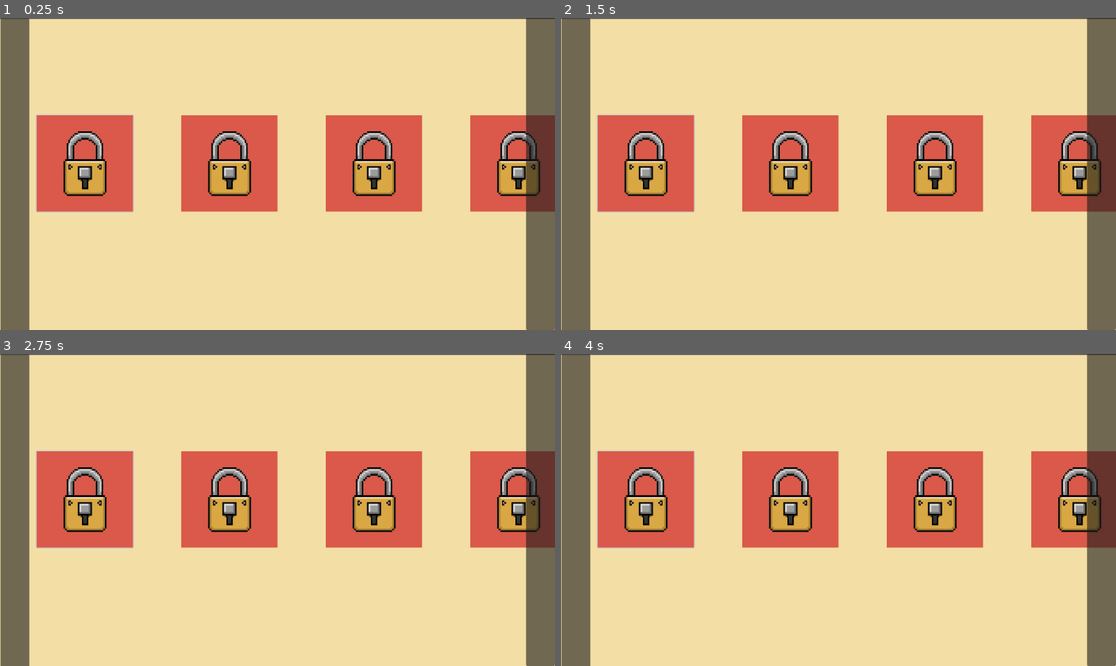
Above: before the commit, frames 1-4 (two rows, left to right).
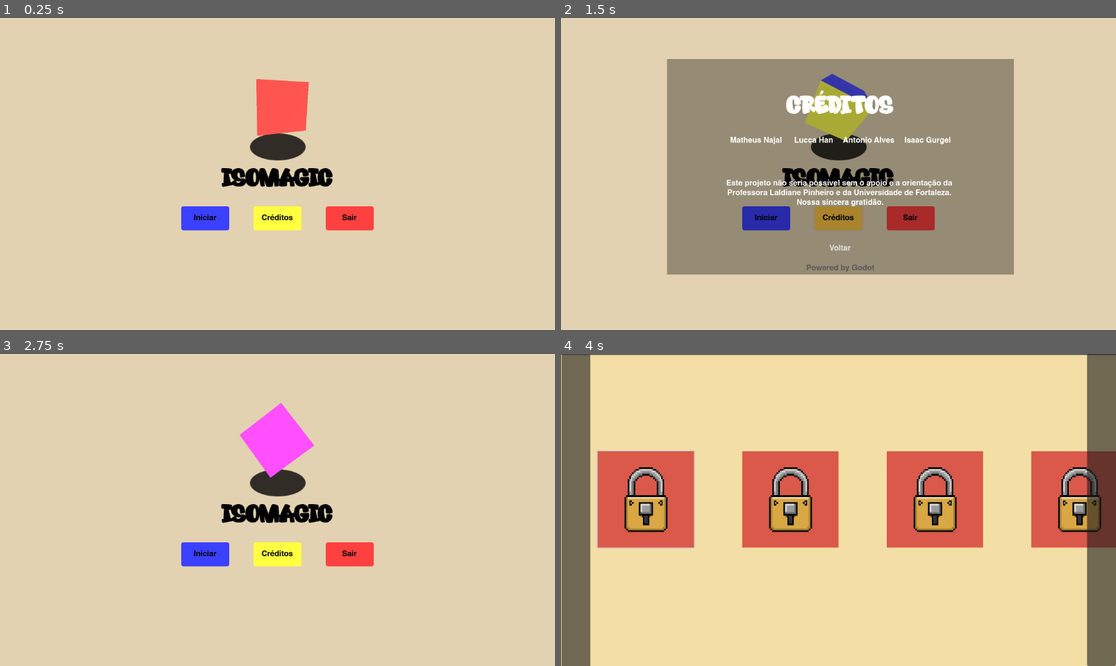
Above: after the commit, the same moments.

Repository: aconitumlabs/IsoMagic
Game: Godot game, scene res://Scene/menu.tscn
Same seed, same stepped clock (60 frames per second), same inputs: the game is played once before the commit and once after it. Before the commit the project starts from res://Scene/level_select_menu.tscn.
Inputs (mouse positions are in pixels of both pictures, inside the frame that each line leads up to):
- Up to frame 1 (0.25 s): no input
- Up to frame 2 (1.5 s): click (644, 164) at 0.52 s; click (838, 217) at 1.25 s, where only the run after the commit has a clickable "Créditos"
- Up to frame 3 (2.75 s): click (277, 584) at 2 s, where only the run after the commit has a clickable "Voltar"
- Up to frame 4 (4 s): click (766, 553) at 2.75 s, where only the run after the commit has a clickable "Iniciar"; click (644, 500) at 3.5 s

The runs differ from the first frame. In frame 1, 34% of the frame differs, in the area x 0-100%, y 0-100%; in frame 2, 61%; in frame 3, 34%; in frame 4, nothing differs.

Commit message:
Menu

Diff:
--- /dev/null
+++ b/Scene/credits.tscn
@@ -0,0 +1,156 @@
+[gd_scene load_steps=6 format=3 uid="uid://c5s57eofxltwr"]
+
+[ext_resource type="Script" uid="uid://dal0i2prb5h8m" path="res://Script/credits.gd" id="1_3rv14"]
+[ext_resource type="FontFile" uid="uid://8v6y60y6ykma" path="res://Fonts/RebellionSquad-ZpprZ.ttf" id="1_7whrh"]
+[ext_resource type="Shader" uid="uid://dqi8sbqvucpyt" path="res://Shaders/credits.gdshader" id="1_wofek"]
+[ext_resource type="FontFile" uid="uid://dpi8nq233ex2w" path="res://Fonts/Helvetica-Bold.ttf" id="3_3rv14"]
+
+[sub_resource type="ShaderMaterial" id="ShaderMaterial_pb5xx"]
+shader = ExtResource("1_wofek")
+shader_parameter/use_sprite_alpha = true
+shader_parameter/use_transition_texture = false
+shader_parameter/transition_type = 0
+shader_parameter/position = Vector2(0, 0)
+shader_parameter/invert = false
+shader_parameter/grid_size = Vector2(1, 1)
+shader_parameter/rotation_angle = 0.0
+shader_parameter/stagger = Vector2(0, 0)
+shader_parameter/stagger_frequency = Vector2i(2, 2)
+shader_parameter/flip_frequency = Vector2i(1, 1)
+shader_parameter/basic_feather = 0.0
+shader_parameter/use_mask_size = false
+shader_parameter/mask_size = Vector2(100, 100)
+shader_parameter/edges = 6
+shader_parameter/shape_feather = 0.1
+shader_parameter/sectors = 1
+shader_parameter/clock_feather = 0.0
+shader_parameter/progress = 0.0
+shader_parameter/progress_bias = Vector2(0, 0)
+
+[node name="Credits" type="ColorRect"]
+material = SubResource("ShaderMaterial_pb5xx")
+anchors_preset = 15
+anchor_right = 1.0
+anchor_bottom = 1.0
+offset_left = 110.0
+offset_right = -322.0
+offset_bottom = -200.0
+grow_horizontal = 2
+grow_vertical = 2
+color = Color(0, 0, 0, 0.78431374)
+script = ExtResource("1_3rv14")
+
+[node name="Label" type="Label" parent="."]
+layout_mode = 1
+anchors_preset = 5
+anchor_left = 0.5
+anchor_right = 0.5
+offset_left = -112.0
+offset_top = 64.0
+offset_right = 108.0
+offset_bottom = 125.0
+grow_horizontal = 2
+theme_override_fonts/font = ExtResource("1_7whrh")
+theme_override_font_sizes/font_size = 50
+text = "CRÉDITOS"
+
+[node name="Equipe" type="Label" parent="."]
+custom_minimum_size = Vector2(100, 100)
+layout_mode = 0
+offset_left = 31.0
+offset_top = 124.5
+offset_right = 689.0
+offset_bottom = 282.5
+theme_override_fonts/font = ExtResource("1_7whrh")
+horizontal_alignment = 1
+
+[node name="Agradecimento" type="Label" parent="."]
+layout_mode = 1
+anchors_preset = 8
+anchor_left = 0.5
+anchor_top = 0.5
+anchor_right = 0.5
+anchor_bottom = 0.5
+offset_left = -237.0
+offset_top = 26.0
+offset_right = 237.0
+offset_bottom = 92.0
+grow_horizontal = 2
+grow_vertical = 2
+theme_override_fonts/font = ExtResource("3_3rv14")
+text = "Este projeto não seria possível sem o apoio e a orientação da
+Professora Laldiane Pinheiro e da Universidade de Fortaleza.
+Nossa sincera gratidão."
+horizontal_alignment = 1
+
+[node name="Godot" type="Label" parent="."]
+layout_mode = 1
+anchors_preset = 7
+anchor_left = 0.5
+anchor_top = 1.0
+anchor_right = 0.5
+anchor_bottom = 1.0
+offset_left = -75.0
+offset_top = -22.0
+offset_right = 75.0
+offset_bottom = -2.0
+grow_horizontal = 2
+grow_vertical = 0
+theme_override_colors/font_color = Color(0.3529412, 0.3529412, 0.3529412, 1)
+theme_override_fonts/font = ExtResource("3_3rv14")
+text = "Powered by Godot"
+horizontal_alignment = 1
+
+[node name="Back_button" type="Button" parent="."]
+layout_mode = 1
+anchors_preset = 7
+anchor_left = 0.5
+anchor_top = 1.0
+anchor_right = 0.5
+anchor_bottom = 1.0
+offset_left = -30.0
+offset_top = -68.0
+offset_right = 30.0
+offset_bottom = -40.0
+grow_horizontal = 2
+grow_vertical = 0
+theme_override_fonts/font = ExtResource("3_3rv14")
+text = "Voltar"
+flat = true
+
+[node name="HBoxContainer" type="HBoxContainer" parent="."]
+layout_mode = 1
+anchors_preset = 8
+anchor_left = 0.5
+anchor_top = 0.5
+anchor_right = 0.5
+anchor_bottom = 0.5
+offset_left = -20.0
+offset_top = -74.0
+offset_right = 20.0
+offset_bottom = -34.0
+grow_horizontal = 2
+grow_vertical = 2
+theme_override_constants/separation = 20
+
+[node name="Label" type="Label" parent="HBoxContainer"]
+layout_mode = 2
+theme_override_fonts/font = ExtResource("3_3rv14")
+text = "Matheus Najal "
+
+[node name="Label2" type="Label" parent="HBoxContainer"]
+layout_mode = 2
+theme_override_fonts/font = ExtResource("3_3rv14")
+text = "Lucca Han"
+
+[node name="Label3" type="Label" parent="HBoxContainer"]
+layout_mode = 2
+theme_override_fonts/font = ExtResource("3_3rv14")
+text = "Antonio Alves"
+
+[node name="Label4" type="Label" parent="HBoxContainer"]
+layout_mode = 2
+theme_override_fonts/font = ExtResource("3_3rv14")
+text = "Isaac Gurgel"
+
+[connection signal="pressed" from="Back_button" to="." method="_on_back_button_pressed"]
--- a/Scene/level_select_menu.tscn
+++ b/Scene/level_select_menu.tscn
@@ -1,9 +1,9 @@
 [gd_scene load_steps=5 format=3 uid="uid://c4oluibief5dv"]
 
 [ext_resource type="Script" uid="uid://c0f1l3ke3l2lv" path="res://Script/level_select_menu.gd" id="1_5lijy"]
-[ext_resource type="PackedScene" uid="uid://bnrqmw12a7nnv" path="res://Cenas/button.tscn" id="2_5lijy"]
-[ext_resource type="PackedScene" uid="uid://cdvqbaigikyey" path="res://Cenas/level_select_camera.tscn" id="2_tio8e"]
-[ext_resource type="PackedScene" uid="uid://74vep1lktiq0" path="res://Cenas/presentation_scene.tscn" id="3_kl55n"]
+[ext_resource type="PackedScene" uid="uid://bnrqmw12a7nnv" path="res://Scene/button.tscn" id="2_5lijy"]
+[ext_resource type="PackedScene" uid="uid://cdvqbaigikyey" path="res://Scene/level_select_camera.tscn" id="2_tio8e"]
+[ext_resource type="PackedScene" uid="uid://74vep1lktiq0" path="res://Scene/presentation_scene.tscn" id="3_kl55n"]
 
 [node name="LevelSelectMenu" type="Node2D"]
 script = ExtResource("1_5lijy")
--- /dev/null
+++ b/Scene/menu.tscn
@@ -0,0 +1,240 @@
+[gd_scene load_steps=27 format=3 uid="uid://bi63k72psgg5l"]
+
+[ext_resource type="Script" uid="uid://c3rmghp6bnmuf" path="res://Script/menu.gd" id="1_alu6o"]
+[ext_resource type="Script" uid="uid://dsx45cldv1vw7" path="res://Script/mesh_instance_3d.gd" id="1_b23qx"]
+[ext_resource type="Texture2D" uid="uid://b1lfb7hqkw3en" path="res://Image/Shadow.png" id="2_eas8t"]
+[ext_resource type="FontFile" uid="uid://8v6y60y6ykma" path="res://Fonts/RebellionSquad-ZpprZ.ttf" id="3_u2k45"]
+[ext_resource type="FontFile" uid="uid://dpi8nq233ex2w" path="res://Fonts/Helvetica-Bold.ttf" id="5_6hgn1"]
+[ext_resource type="PackedScene" uid="uid://c5s57eofxltwr" path="res://Scene/credits.tscn" id="5_ffxp3"]
+
+[sub_resource type="StandardMaterial3D" id="StandardMaterial3D_b23qx"]
+albedo_color = Color(1, 0.2509804, 0.2509804, 1)
+
+[sub_resource type="PlaneMesh" id="PlaneMesh_eas8t"]
+material = SubResource("StandardMaterial3D_b23qx")
+
+[sub_resource type="StandardMaterial3D" id="StandardMaterial3D_u2k45"]
+albedo_color = Color(1, 0.22745098, 1, 1)
+
+[sub_resource type="PlaneMesh" id="PlaneMesh_alu6o"]
+material = SubResource("StandardMaterial3D_u2k45")
+
+[sub_resource type="StandardMaterial3D" id="StandardMaterial3D_ffxp3"]
+albedo_color = Color(1, 0.7764706, 0.25882354, 1)
+
+[sub_resource type="PlaneMesh" id="PlaneMesh_6hgn1"]
+material = SubResource("StandardMaterial3D_ffxp3")
+
+[sub_resource type="StandardMaterial3D" id="StandardMaterial3D_fyf5i"]
+albedo_color = Color(1, 1, 0.25882354, 1)
+
+[sub_resource type="PlaneMesh" id="PlaneMesh_k52wo"]
+material = SubResource("StandardMaterial3D_fyf5i")
+
+[sub_resource type="StandardMaterial3D" id="StandardMaterial3D_ddci3"]
+albedo_color = Color(0.23529412, 0.2509804, 1, 1)
+
+[sub_resource type="PlaneMesh" id="PlaneMesh_iaqyx"]
+material = SubResource("StandardMaterial3D_ddci3")
+
+[sub_resource type="StandardMaterial3D" id="StandardMaterial3D_j5dui"]
+albedo_color = Color(0.21176471, 1, 1, 1)
+
+[sub_resource type="PlaneMesh" id="PlaneMesh_lgfj1"]
+material = SubResource("StandardMaterial3D_j5dui")
+
+[sub_resource type="Environment" id="Environment_b23qx"]
+background_mode = 1
+background_color = Color(0.8862745, 0.8235294, 0.69411767, 1)
+
+[sub_resource type="StyleBoxFlat" id="StyleBoxFlat_b23qx"]
+bg_color = Color(0.23529412, 0.2509804, 1, 1)
+corner_radius_top_left = 5
+corner_radius_top_right = 5
+corner_radius_bottom_right = 5
+corner_radius_bottom_left = 5
+
+[sub_resource type="StyleBoxFlat" id="StyleBoxFlat_gg8xt"]
+bg_color = Color(0.21176471, 1, 1, 1)
+corner_radius_top_left = 5
+corner_radius_top_right = 5
+corner_radius_bottom_right = 5
+corner_radius_bottom_left = 5
+
+[sub_resource type="StyleBoxFlat" id="StyleBoxFlat_eas8t"]
+bg_color = Color(1, 1, 0.25882354, 1)
+corner_radius_top_left = 5
+corner_radius_top_right = 5
+corner_radius_bottom_right = 5
+corner_radius_bottom_left = 5
+
+[sub_resource type="StyleBoxFlat" id="StyleBoxFlat_ffxp3"]
+bg_color = Color(1, 0.7764706, 0.25882354, 1)
+corner_radius_top_left = 5
+corner_radius_top_right = 5
+corner_radius_bottom_right = 5
+corner_radius_bottom_left = 5
+
+[sub_resource type="StyleBoxFlat" id="StyleBoxFlat_u2k45"]
+bg_color = Color(1, 0.2509804, 0.2509804, 1)
+corner_radius_top_left = 5
+corner_radius_top_right = 5
+corner_radius_bottom_right = 5
+corner_radius_bottom_left = 5
+
+[sub_resource type="StyleBoxFlat" id="StyleBoxFlat_alu6o"]
+bg_color = Color(1, 0.22745098, 1, 1)
+corner_radius_top_left = 5
+corner_radius_top_right = 5
+corner_radius_bottom_right = 5
+corner_radius_bottom_left = 5
+
+[sub_resource type="ViewportTexture" id="ViewportTexture_eas8t"]
+viewport_path = NodePath("Cube")
+
+[node name="Menu" type="Control"]
+layout_mode = 3
+anchors_preset = 15
+anchor_right = 1.0
+anchor_bottom = 1.0
+grow_horizontal = 2
+grow_vertical = 2
+script = ExtResource("1_alu6o")
+
+[node name="Cube" type="SubViewport" parent="."]
+
+[node name="Cube_scene" type="Node3D" parent="Cube"]
+
+[node name="Colored_cube" type="Node3D" parent="Cube/Cube_scene"]
+script = ExtResource("1_b23qx")
+
+[node name="Front" type="MeshInstance3D" parent="Cube/Cube_scene/Colored_cube"]
+transform = Transform3D(-1, -8.742278e-08, -3.821371e-15, 0, -4.371139e-08, 1, -8.742278e-08, 1, 4.371139e-08, 0, 0, 1)
+mesh = SubResource("PlaneMesh_eas8t")
+
+[node name="Back" type="MeshInstance3D" parent="Cube/Cube_scene/Colored_cube"]
+transform = Transform3D(-1, -8.742278e-08, 3.821371e-15, 0, -4.371139e-08, -1, 8.742278e-08, -1, 4.371139e-08, 0, 0, -1)
+mesh = SubResource("PlaneMesh_alu6o")
+
+[node name="Left" type="MeshInstance3D" parent="Cube/Cube_scene/Colored_cube"]
+transform = Transform3D(-4.371139e-08, 1, -4.371139e-08, 0, -4.371139e-08, -1, -1, -4.371139e-08, 1.9106855e-15, 1, 0, 0)
+mesh = SubResource("PlaneMesh_6hgn1")
+
+[node name="Right" type="MeshInstance3D" parent="Cube/Cube_scene/Colored_cube"]
+transform = Transform3D(-4.371139e-08, -1, 4.371139e-08, 0, -4.371139e-08, -1, 1, -4.371139e-08, 1.9106855e-15, -1, 0, 0)
+mesh = SubResource("PlaneMesh_k52wo")
+
+[node name="Top" type="MeshInstance3D" parent="Cube/Cube_scene/Colored_cube"]
+transform = Transform3D(1, 0, 0, 0, 1, 0, 0, 0, 1, 0, 1, 0)
+mesh = SubResource("PlaneMesh_iaqyx")
+
+[node name="Base" type="MeshInstance3D" parent="Cube/Cube_scene/Colored_cube"]
+transform = Transform3D(-1, -8.742278e-08, 0, 8.742278e-08, -1, 0, 0, 0, 1, 0, -1, 0)
+mesh = SubResource("PlaneMesh_lgfj1")
+
+[node name="Camera3D" type="Camera3D" parent="Cube/Cube_scene"]
+transform = Transform3D(1, 0, 0, 0, 1, 0, 0, 0, 1, 0, 0, 4)
+
+[node name="DirectionalLight3D" type="DirectionalLight3D" parent="Cube/Cube_scene"]
+transform = Transform3D(1, 0, 0, 0, 1, 0, 0, 0, 1, 0, 1.2109277, 0)
+
+[node name="WorldEnvironment" type="WorldEnvironment" parent="Cube/Cube_scene"]
+environment = SubResource("Environment_b23qx")
+
+[node name="Shadow Cube" type="Sprite3D" parent="Cube/Cube_scene"]
+transform = Transform3D(1, 0, 0, 0, -4.371139e-08, -1, 0, 1, -4.371139e-08, 0.0674746, -1.9387646, 0.15962148)
+modulate = Color(1, 1, 1, 0.78431374)
+texture = ExtResource("2_eas8t")
+
+[node name="color_background" type="ColorRect" parent="."]
+layout_mode = 1
+anchors_preset = 8
+anchor_left = 0.5
+anchor_top = 0.5
+anchor_right = 0.5
+anchor_bottom = 0.5
+offset_left = -576.0
+offset_top = -324.0
+offset_right = 576.0
+offset_bottom = 324.0
+grow_horizontal = 2
+grow_vertical = 2
+color = Color(0.8862745, 0.8235294, 0.69411767, 1)
+
+[node name="VBoxContainer" type="VBoxContainer" parent="."]
+layout_mode = 1
+anchors_preset = 8
+anchor_left = 0.5
+anchor_top = 0.5
+anchor_right = 0.5
+anchor_bottom = 0.5
+offset_left = -200.0
+offset_top = -24.0
+offset_right = 200.0
+offset_bottom = 125.0
+grow_horizontal = 2
+grow_vertical = 2
+theme_override_constants/separation = 30
+
+[node name="Title" type="Label" parent="VBoxContainer"]
+layout_mode = 2
+theme_override_colors/font_color = Color(0, 0, 0, 1)
+theme_override_fonts/font = ExtResource("3_u2k45")
+theme_override_font_sizes/font_size = 50
+text = "ISOMAGIC"
+horizontal_alignment = 1
+
+[node name="Buttons" type="HBoxContainer" parent="VBoxContainer"]
+layout_mode = 2
+theme_override_constants/separation = 50
+alignment = 1
+
+[node name="Start" type="Button" parent="VBoxContainer/Buttons"]
+custom_minimum_size = Vector2(100, 50)
+layout_mode = 2
+theme_override_colors/font_color = Color(0, 0, 0, 1)
+theme_override_colors/font_hover_color = Color(0, 0, 0, 1)
+theme_override_fonts/font = ExtResource("5_6hgn1")
+theme_override_styles/normal = SubResource("StyleBoxFlat_b23qx")
+theme_override_styles/hover = SubResource("StyleBoxFlat_gg8xt")
+text = "Iniciar"
+
+[node name="Credits" type="Button" parent="VBoxContainer/Buttons"]
+custom_minimum_size = Vector2(100, 50)
+layout_mode = 2
+size_flags_horizontal = 3
+theme_override_colors/font_color = Color(0, 0, 0, 1)
+theme_override_colors/font_hover_color = Color(0, 0, 0, 1)
+theme_override_fonts/font = ExtResource("5_6hgn1")
+theme_override_styles/normal = SubResource("StyleBoxFlat_eas8t")
+theme_override_styles/hover = SubResource("StyleBoxFlat_ffxp3")
+text = "Créditos"
+
+[node name="Exit" type="Button" parent="VBoxContainer/Buttons"]
+custom_minimum_size = Vector2(100, 0)
+layout_mode = 2
+size_flags_horizontal = 3
+theme_override_colors/font_color = Color(0, 0, 0, 1)
+theme_override_colors/font_hover_color = Color(0, 0, 0, 1)
+theme_override_fonts/font = ExtResource("5_6hgn1")
+theme_override_styles/normal = SubResource("StyleBoxFlat_u2k45")
+theme_override_styles/hover = SubResource("StyleBoxFlat_alu6o")
+text = "Sair"
+
+[node name="Cube_render" type="Sprite2D" parent="."]
+position = Vector2(576, 180)
+scale = Vector2(0.5, 0.5)
+texture = SubResource("ViewportTexture_eas8t")
+
+[node name="CanvasLayer" type="CanvasLayer" parent="."]
+
+[node name="Credits" parent="CanvasLayer" instance=ExtResource("5_ffxp3")]
+visible = false
+offset_left = 220.0
+offset_top = 85.0
+offset_right = -212.0
+offset_bottom = -115.0
+
+[connection signal="pressed" from="VBoxContainer/Buttons/Start" to="." method="_on_start_pressed"]
+[connection signal="pressed" from="VBoxContainer/Buttons/Credits" to="." method="_on_credits_pressed"]
+[connection signal="pressed" from="VBoxContainer/Buttons/Exit" to="." method="_on_exit_pressed"]
--- /dev/null
+++ b/Script/credits.gd
@@ -0,0 +1,22 @@
+extends ColorRect
+
+func play_intro_animation() -> void:
+	if not material:
+		push_error("Este ColorRect (Credits) não tem um ShaderMaterial aplicado!")
+		return
+
+	(material as ShaderMaterial).set_shader_parameter("progress", 0.0)
+
+	show()
+
+	var tween := create_tween()
+	tween.tween_property(material, "shader_parameter/progress", 1.1, 0.6)
+
+func _on_back_button_pressed() -> void:
+	if not material:
+		return
+
+	var tween := create_tween()
+	tween.tween_property(material, "shader_parameter/progress", 0.0, 0.6)
+
+	tween.finished.connect(hide)
--- /dev/null
+++ b/Script/menu.gd
@@ -0,0 +1,18 @@
+extends Control
+
+@onready var credits = $CanvasLayer/Credits
+
+func _ready() -> void:
+	credits.visible = false
+
+func _on_start_pressed() -> void:
+	get_tree().change_scene_to_file("res://Scene/level_select_menu.tscn")
+
+
+func _on_credits_pressed() -> void:
+	credits.visible = true
+	if credits.has_method("play_intro_animation"):
+		credits.play_intro_animation()
+
+func _on_exit_pressed() -> void:
+	get_tree().quit()
--- /dev/null
+++ b/Script/mesh_instance_3d.gd
@@ -0,0 +1,7 @@
+extends Node3D
+
+@export var velocidade_rotacao = 1.0
+
+func _process(delta):
+  rotate_y(velocidade_rotacao * delta)
+  rotate_x(velocidade_rotacao * 0.5 * delta)
--- /dev/null
+++ b/Shaders/credits.gdshader
@@ -0,0 +1,167 @@
+shader_type canvas_item;
+
+uniform bool use_sprite_alpha = true;
+uniform bool use_transition_texture = false;
+uniform sampler2D transition_texture;
+uniform int transition_type: hint_enum("Basic", "Mask", "Shape", "Clock") = 0;
+
+group_uniforms positioning;
+uniform vec2 position = vec2(0,0);
+uniform bool invert = false;
+uniform vec2 grid_size = vec2(1.0, 1.0);
+uniform float rotation_angle = 0.0;
+
+group_uniforms positioning.stagger;
+uniform vec2 stagger = vec2(0.0, 0.0);
+uniform ivec2 stagger_frequency = ivec2(2, 2);
+uniform ivec2 flip_frequency = ivec2(1, 1);
+
+group_uniforms basic_transition_controls;
+uniform float basic_feather = 0.0;
+
+group_uniforms mask_transition_controls;
+uniform sampler2D mask_texture;
+uniform bool use_mask_size = false;
+uniform vec2 mask_size = vec2(100.0);
+
+group_uniforms shape_transition_controls;
+uniform int edges : hint_range(3, 64) = 6; // default hexagon
+uniform float shape_feather : hint_range(0.0, 10.0) = 0.1;
+
+group_uniforms clock_transition_controls;
+uniform int sectors : hint_range(1, 128) = 1;
+uniform float clock_feather : hint_range(0.0, 16.0) = 0.0;
+
+group_uniforms animation;
+uniform float progress = 0.0;
+uniform vec2 progress_bias = vec2(0.0);
+
+varying vec4 modulate;
+
+vec2 use_actual_texture_size(vec2 uv, vec2 texture_size) {
+
+	uv -= 0.5;
+	vec2 uv_deriv = fwidth(uv);
+	float screen_ratio = uv_deriv.x / uv_deriv.y;
+	float texture_ratio = texture_size.x / texture_size.y;
+	float mixed_ratio = texture_ratio * screen_ratio;
+
+	if (screen_ratio > texture_ratio) {
+		uv.x /= mixed_ratio;
+	} else {
+		uv.y *= mixed_ratio;
+	}
+
+	return uv + 0.5;
+}
+
+vec2 get_stagger_offset(vec2 grid) {
+	vec2 cells = floor(grid);
+	float offset_row = mod(cells.y, float(stagger_frequency.x)) == 0.0 ? 0.5 : 0.0;
+	float offset_col = mod(cells.x, float(stagger_frequency.y)) == 0.0 ? 0.5 : 0.0;
+
+	return vec2(
+		offset_row * stagger.x,
+		offset_col * stagger.y
+	);
+}
+
+vec2 get_grid_flip(vec2 grid) {
+	vec2 cells = floor(grid);
+	float flip_row = mod(cells.y, float(flip_frequency.x)) == 0.0 ? 1.0 : -1.0;
+	float flip_col = mod(cells.x, float(flip_frequency.y)) == 0.0 ? 1.0 : -1.0;
+
+	return vec2(
+		flip_row * grid.x,
+		flip_col * grid.y
+	);
+}
+
+vec2 rotate(vec2 v, float angle) {
+	return mat2(
+		vec2(cos(angle), sin(angle)),
+		vec2(-sin(angle), cos(angle))
+		) * v;
+}
+
+vec2 get_edges(float center, float width) {
+	float half_width = width * 0.5;
+	float edge0 = center - half_width;
+	float edge1 = center + half_width + 1e-5;
+	return vec2(edge0, edge1);
+}
+
+float get_local_progress(vec2 grid) {
+    vec2 cell = floor(grid);
+	// Easier to control bias values
+	vec2 pretty_bias = progress_bias / 10.0;
+    float offset = dot(cell, pretty_bias);
+    return progress - offset;
+}
+
+void vertex() {
+	modulate = COLOR;
+}
+
+void fragment() {
+	vec2 grid = UV * grid_size;
+	vec2 offset_uv = grid + get_stagger_offset(grid);
+	vec2 grid_flipped_uv = get_grid_flip(offset_uv);
+	vec2 tiled_uv = fract(grid_flipped_uv);
+	vec2 uv = (tiled_uv - position) * 2.0;
+	uv = rotate(uv, radians(rotation_angle));
+
+	float local_progress = get_local_progress(grid);
+
+	COLOR = texture(TEXTURE, UV) * modulate;
+	float alpha = COLOR.a;
+	float transition_progress = 0.0;
+
+	if (transition_type == 1) {
+		vec2 mask_zoom_uv = uv / local_progress;
+		vec2 mask_zoom_uv_01 = mask_zoom_uv * 0.5 + 0.5;
+		mask_zoom_uv_01 = use_mask_size ? use_actual_texture_size(mask_zoom_uv_01, mask_size) : mask_zoom_uv_01;
+
+		transition_progress = texture(mask_texture, mask_zoom_uv_01).r;
+
+	} else if(transition_type == 2) {
+    	float radius = length(uv);
+	    float angle = atan(uv.y, uv.x);
+		float sector_angle = 2.0 * PI / float(edges);
+		float half_sector = sector_angle / 2.0;
+		// Define polygon sectors using the power of trigonometry
+		float d = cos(half_sector) / cos(mod(angle + half_sector, sector_angle) - half_sector);
+
+		vec2 smooth_edges = get_edges(local_progress, shape_feather);
+		transition_progress = smoothstep(smooth_edges.x, smooth_edges.y, radius / d);
+
+	} else if (transition_type == 3) {
+		float radius = length(uv);
+		float angle = atan(uv.y, uv.x);
+		float sector_angle = 2.0 * PI / float(sectors);
+		float half_sector = sector_angle / 2.0;
+		angle = mod(angle - half_sector, sector_angle);
+
+		float progress_angle = local_progress * 2.0 * PI / float(sectors);
+		float smooth_angle = smoothstep(0.0, clock_feather, progress_angle - angle);
+		transition_progress = smooth_angle;
+
+// ... (dentro da função fragment())
+	} else {
+		// Para um fade simples, o progresso da transição é o próprio progresso local.
+		transition_progress = local_progress;
+	}
+// ...
+
+	alpha = invert ? 1.0 - transition_progress : transition_progress;
+	alpha = use_sprite_alpha ? min(COLOR.a, alpha) : alpha;
+
+	vec4 transition_color = texture(transition_texture, UV);
+
+	if (use_transition_texture) {
+		vec4 chosen_color = mix(transition_color, COLOR, alpha);
+		COLOR = chosen_color;
+	} else {
+		COLOR.a = alpha;
+	}
+}
--- a/project.godot
+++ b/project.godot
@@ -11,6 +11,6 @@
 [application]
 
 config/name="PitchExample"
-run/main_scene="uid://c4oluibief5dv"
+run/main_scene="uid://bi63k72psgg5l"
 config/features=PackedStringArray("4.5", "Forward Plus")
 config/icon="res://Image/icon.svg"
Binary file added: Fonts/Helvetica-Bold.ttf
Not shown, added: Fonts/Helvetica-Bold.ttf.import
Binary file added: Fonts/Helvetica.ttf
Not shown, added: Fonts/Helvetica.ttf.import
Binary file added: Fonts/RebellionSquad-ZpprZ.ttf
Not shown, added: Fonts/RebellionSquad-ZpprZ.ttf.import
Binary file added: Image/Cube_menu.gif
Binary file added: Image/Shadow.png
Not shown, added: Image/Shadow.png.import
Binary file added: Image/seta-para-cima.png
Not shown, added: Image/seta-para-cima.png.import
Not shown, added: Script/credits.gd.uid
(and 3 more such lines)
